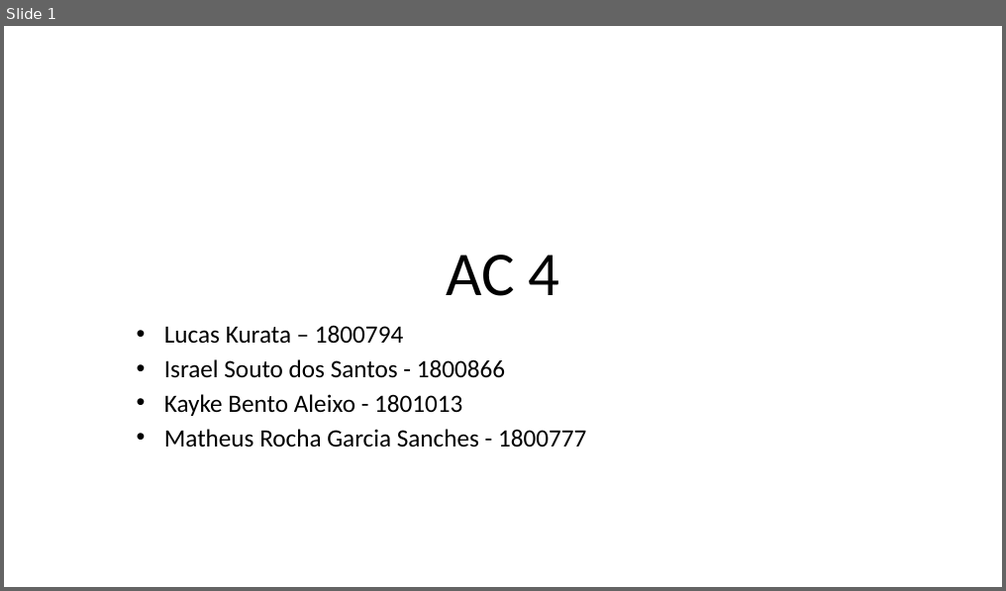
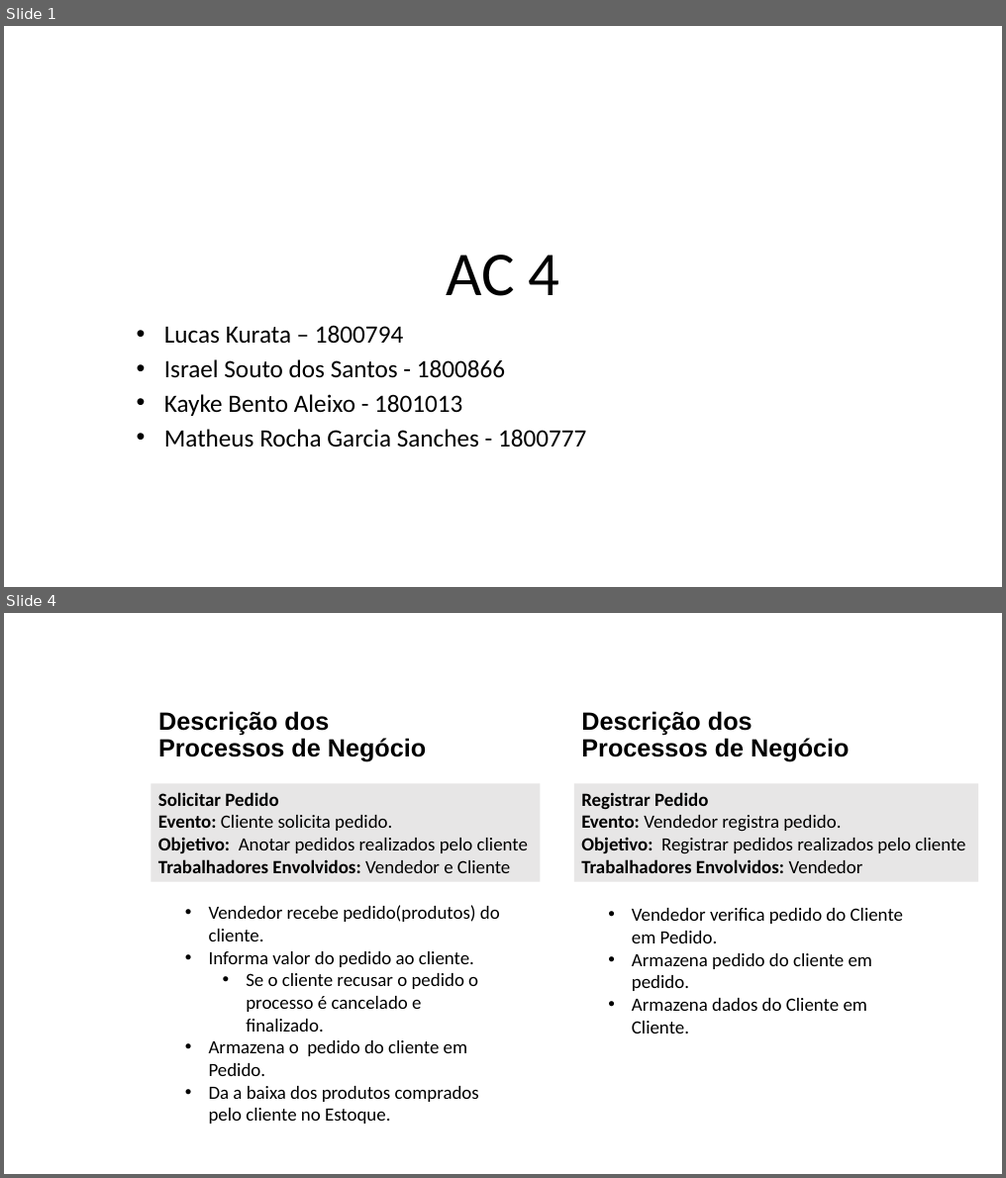
Before and after one commit to lucaskurata/Engenharia-de-Requisitos-Ericson, a slide deck: ACS/AC4/LucasKurata_AC04.pptx. Shown one above the other, each under a label of ours: slide 1 before the commit, slides 1 and 4 after it; the slides between them are not shown. The pictures are 1006x591 and 1006x1178 pixels, drawn with LibreOffice and Linux fonts; fonts in the diff are those of the drawing. Boxes give left, top, right and bottom in pixels: in the first picture for what was removed or moved away, otherwise in the second. Text is boxed around its words. In the diff, an @@ line names an element or a change of style, - is before the commit and + after.

```diff
--- a/ACS/AC4/LucasKurata_AC04.pptx
+++ b/ACS/AC4/LucasKurata_AC04.pptx
@@ slide 4 added at [4,613,1002,1174], background #FFFFFF @@
@@ title added at [158,711,426,762], 24 pt, text #000000, bold @@
+Descrição dos
+Processos de Negócio
@@ text added at [581,711,848,762], 24 pt, text #000000, bold @@
+Descrição dos
+Processos de Negócio
@@ rectangle added at [151,783,540,881], fill #E7E6E6, 18 pt, text #000000 @@
+Solicitar Pedido
+Evento: Cliente solicita pedido.
+Objetivo: Anotar pedidos realizados pelo cliente
+Trabalhadores Envolvidos: Vendedor e Cliente
@@ rectangle added at [574,783,979,881], fill #E7E6E6, 18 pt, text #000000 @@
+Registrar Pedido
+Evento: Vendedor registra pedido.
+Objetivo: Registrar pedidos realizados pelo cliente
+Trabalhadores Envolvidos: Vendedor
@@ text added at [209,905,500,1124], 18 pt, text #000000 @@
+• Vendedor recebe pedido(produtos) do cliente.
+• Informa valor do pedido ao cliente.
+  • Se o cliente recusar o pedido o processo é cancelado e finalizado.
+• Armazena o pedido do cliente em Pedido.
+• Da a baixa dos produtos comprados pelo cliente no Estoque.
@@ text added at [632,908,903,1034], 18 pt, text #000000 @@
+• Vendedor verifica pedido do Cliente em Pedido.
+• Armazena pedido do cliente em pedido.
+• Armazena dados do Cliente em Cliente.
```
Also in this commit, not shown: 2 slides changed, 2 other slides added, 9 other files.
